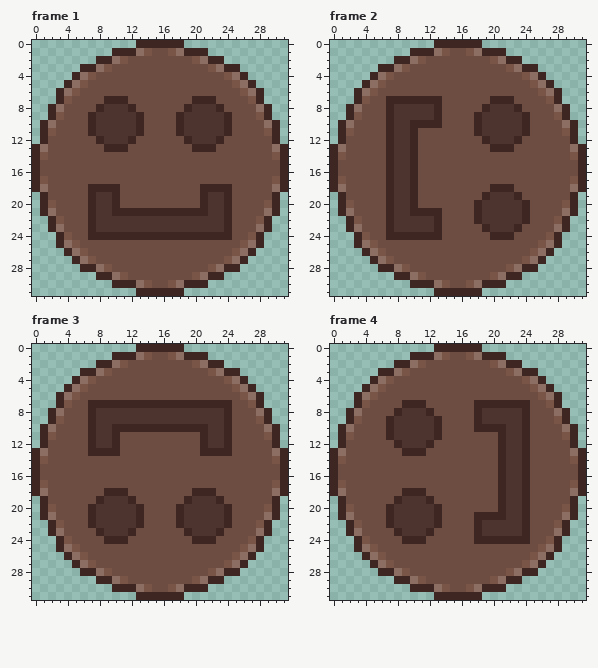
Two states of a pixel-art file, Assets/.ase/playerSprites.aseprite. The picture above was drawn from the file before the commit.
32x32 pixels, 9 frames. Shown: frame 1, frame 2, frame 3, frame 4. The commit also changed other frames, which this record leaves out.
The result:
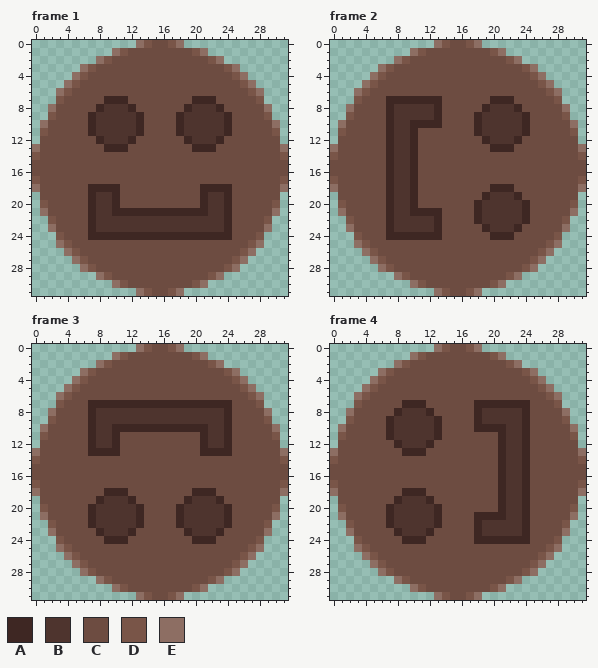
Palette (. is transparent): A #3e2723  B #4e342e  C #6d4c41  D #795548  E #8d6e63
Diff:
Changed rows in their new state; - is an unchanged pixel.
Frame 1:
first column x 0:
 0 -------------EDCCDE-------------
 1 ----------EDCCC--CCCDE----------
 2 --------EDCC--------CCDE--------
 3 ------EDCC------------CCDE------
 4 -----EDC----------------CDE-----
 5 ----EDC------------------CDE----
 6 ---EDC--------------------CDE---
 7 ---DC----------------------CD---
 8 --EC------------------------CE--
 9 --DC------------------------CD--
10 -EC--------------------------CE-
11 -DC--------------------------CD-
12 -C----------------------------C-
13 EC----------------------------CE
14 DC----------------------------CD
15 C------------------------------C
16 C------------------------------C
17 DC----------------------------CD
18 EC----------------------------CE
19 -C----------------------------C-
20 -DC--------------------------CD-
21 -EC--------------------------CE-
22 --DC------------------------CD--
23 --EC------------------------CE--
24 ---DC----------------------CD---
25 ---EDC--------------------CDE---
26 ----EDC------------------CDE----
27 -----EDC----------------CDE-----
28 ------EDCC------------CCDE------
29 --------EDCC--------CCDE--------
30 ----------EDCCC--CCCDE----------
31 -------------EDCCDE-------------
Frame 2: the same change as frame 1
Frame 3: the same change as frame 1
Frame 4: the same change as frame 1
Pixel boxes of the changes (left, top, right, bottom) in both pictures:
changed: (32, 40, 288, 296)
changed: (330, 40, 586, 296)
changed: (32, 344, 288, 600)
changed: (330, 344, 586, 600)
